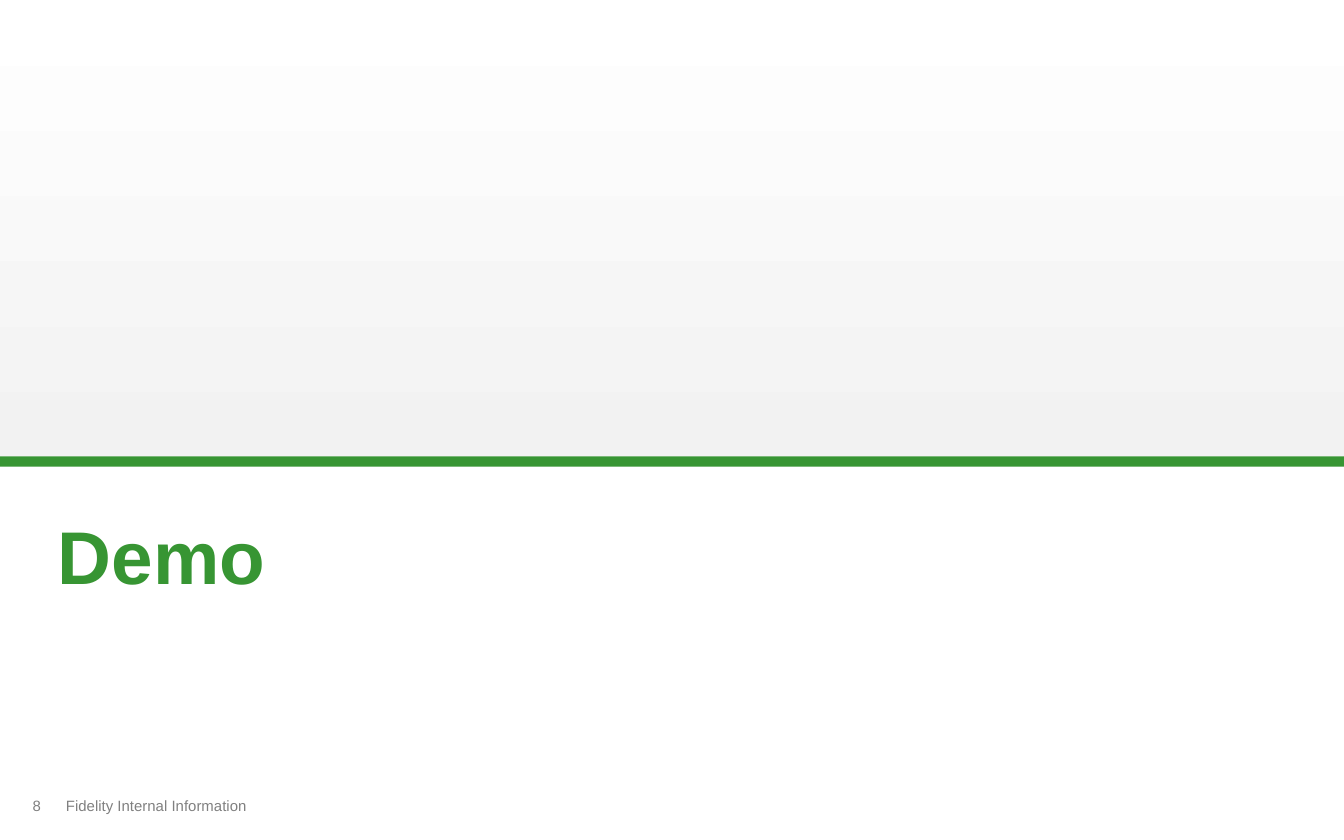
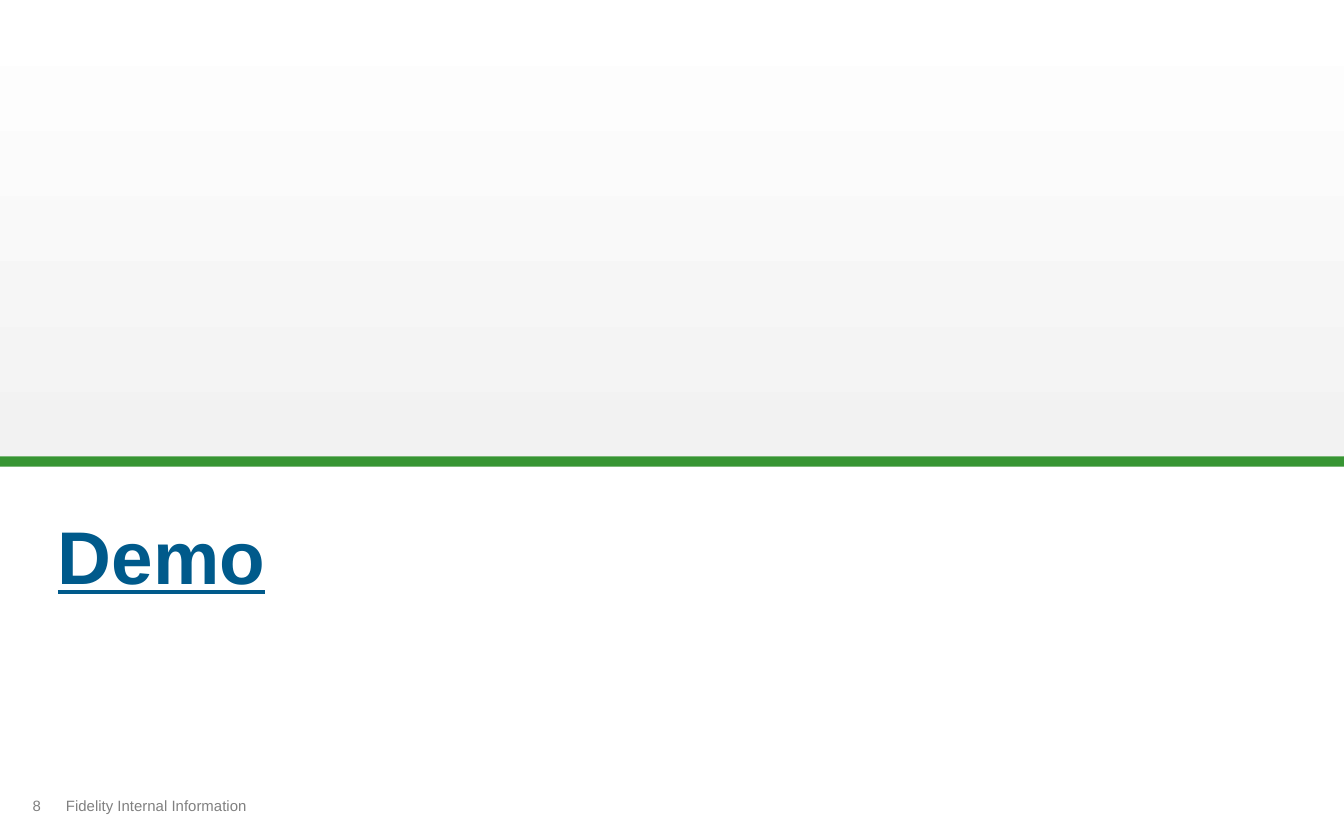
Before and after one commit to thomas-pontikes/greenhouse, a slide deck: slide 8 of CMF.pptx. Drawn at 1344x840 pixels with LibreOffice and Linux fonts; fonts in the diff are those of the drawing; background and template pictures are left out. Boxes give left, top, right and bottom in pixels: in the first picture for what was removed or moved away, otherwise in the second. Text is boxed around its words. In the diff, an @@ line names an element or a change of style, - is before the commit and + after.

Commit message:
Updated demo link

```diff
--- a/CMF.pptx
+++ b/CMF.pptx
@@ title "Demo" at [58,532,265,594]: text colour #379533 to #005A8B, underline on @@
```
